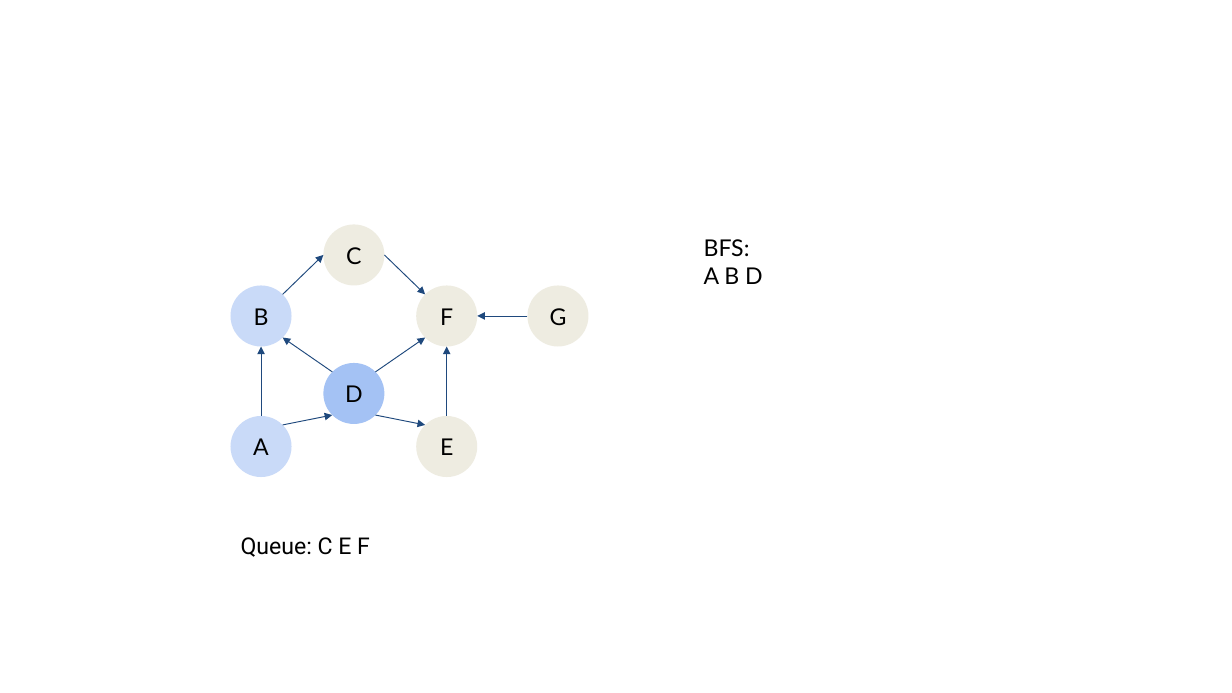
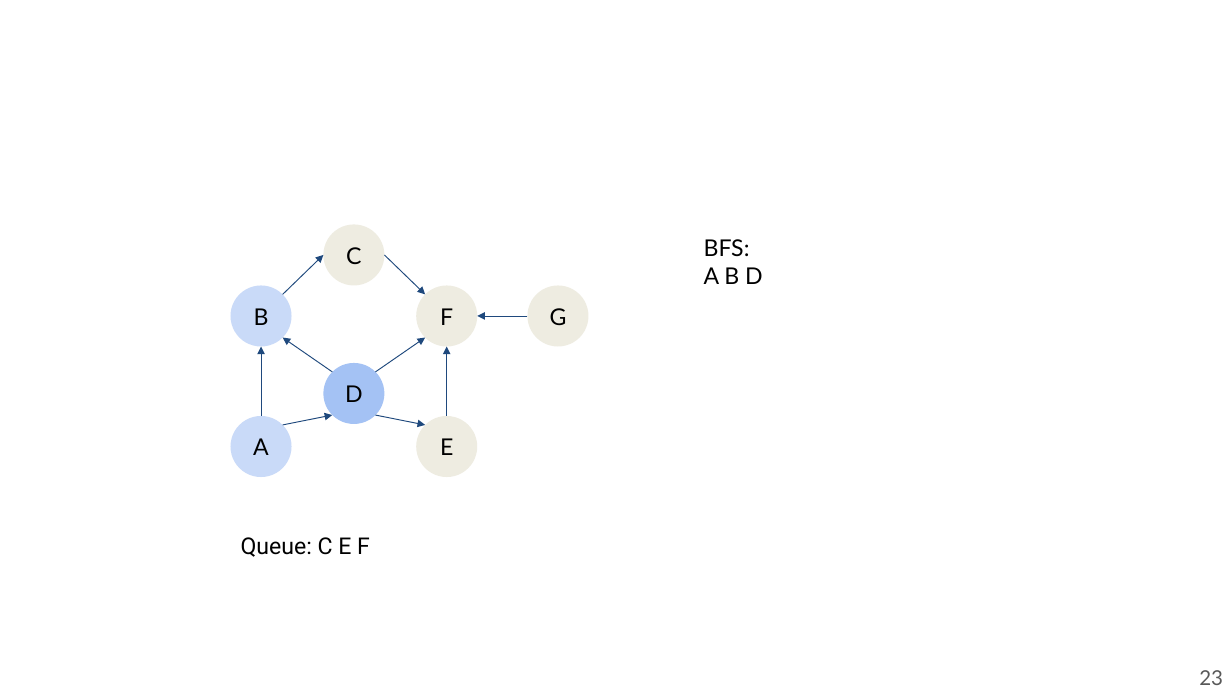
Before and after one commit to guhofstra/CSC111Fa25, a slide deck: slide 23 of PPTs/Lecture 12-graphs Exercises ANS.pptx. Drawn at 1232x693 pixels with LibreOffice and Linux fonts; fonts in the diff are those of the drawing. Boxes give left, top, right and bottom in pixels: in the first picture for what was removed or moved away, otherwise in the second. Text is boxed around its words. In the diff, an @@ line names an element or a change of style, - is before the commit and + after.

```diff
--- a/PPTs/Lecture 12-graphs Exercises ANS.pptx
+++ b/PPTs/Lecture 12-graphs Exercises ANS.pptx
@@ page number added at <box>1199,670,1223,685</box>, 16 pt, text #595959 @@
+23
```
Also in this commit, not shown: 26 other slides changed, 12 slides added, 6 other files.
